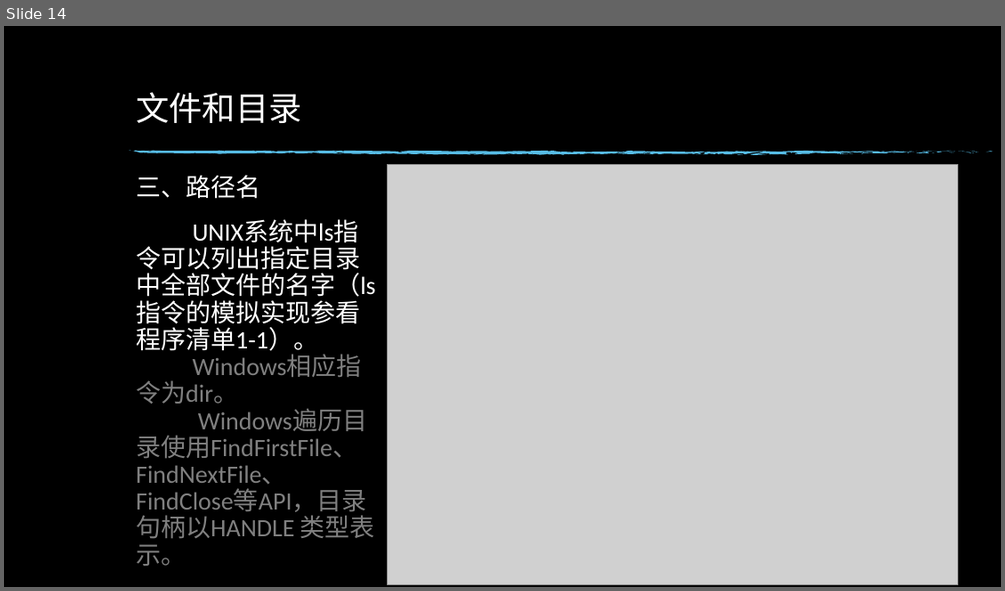
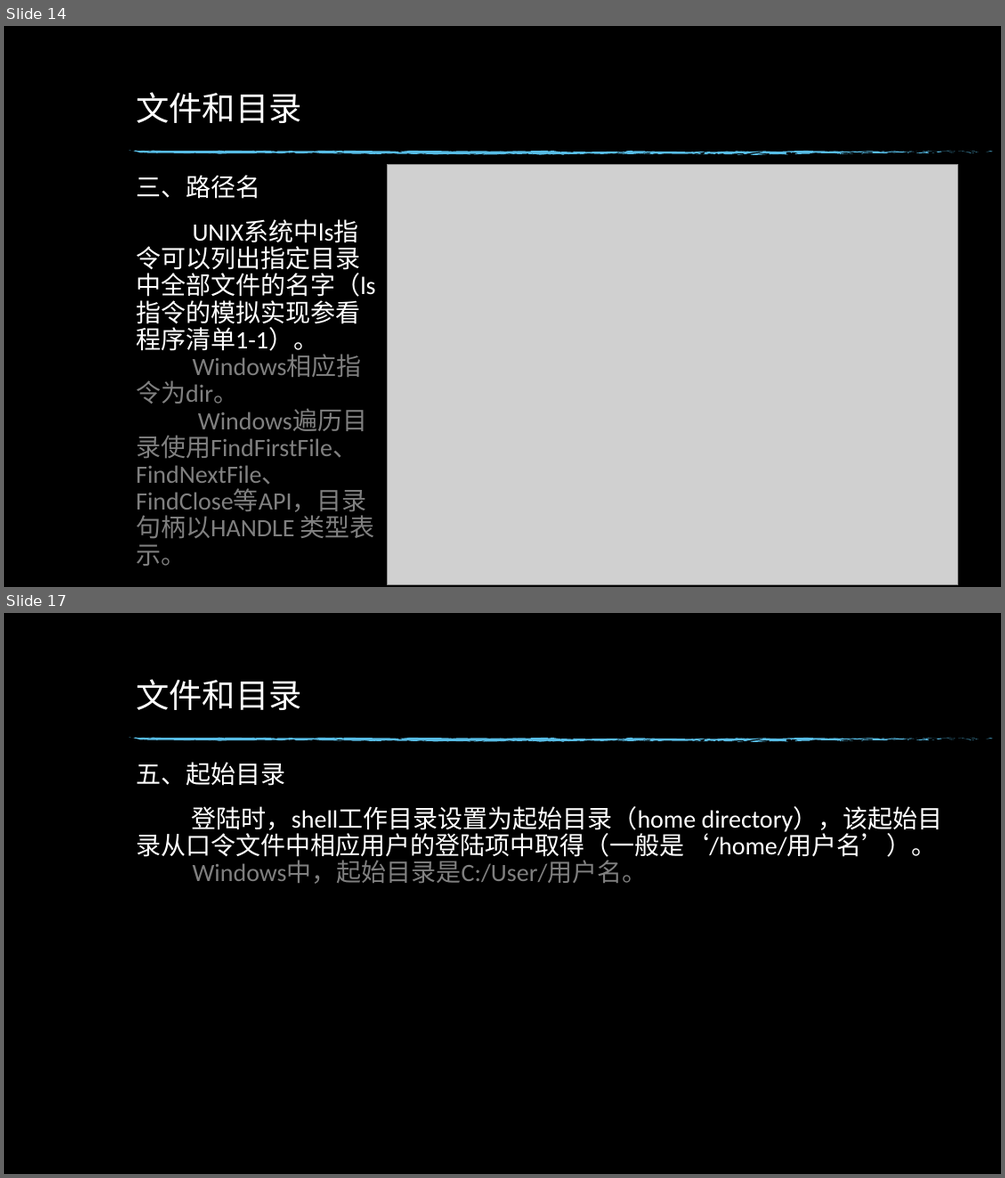
Before and after one commit to hym-dn/APUE, a slide deck: Doc/UNIX开发01.pptx. Shown one above the other, each under a label of ours: slide 14 before the commit, slides 14 and 17 after it; the slides between them are not shown. The pictures are 1005x591 and 1005x1178 pixels, drawn with LibreOffice and Linux fonts; fonts in the diff are those of the drawing; grey boxes stand for pictures; background and template pictures are left out. Boxes give left, top, right and bottom in pixels: in the first picture for what was removed or moved away, otherwise in the second. Text is boxed around its words. In the diff, an @@ line names an element or a change of style, - is before the commit and + after.

```diff
--- a/Doc/UNIX开发01.pptx
+++ b/Doc/UNIX开发01.pptx
@@ slide 17 added at (x1=4, y1=613, x2=1001, y2=1174), background picture (left out); not listed: 74 template elements that a slide beside it also shows @@
@@ title added at (x1=136, y1=679, x2=302, y2=710), 32 pt, text #FFFFFF @@
+文件和目录
@@ text added at (x1=136, y1=762, x2=285, y2=786), 24 pt, text #FFFFFF @@
+五、起始目录
@@ text added at (x1=136, y1=806, x2=943, y2=884), 24 pt, text #FFFFFF @@
+登陆时，shell工作目录设置为起始目录（home directory），该起始目录从口令文件中相应用户的登陆项中取得（一般是‘/home/用户名’）。
+Windows中，起始目录是C:/User/用户名。
```
Also in this commit, not shown: 2 slides changed, 4 other slides added.
